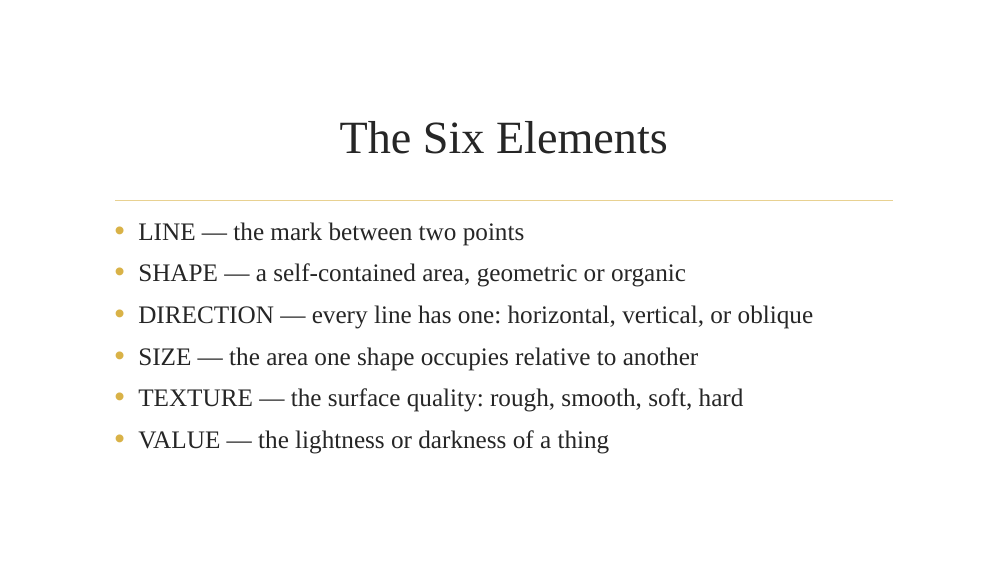
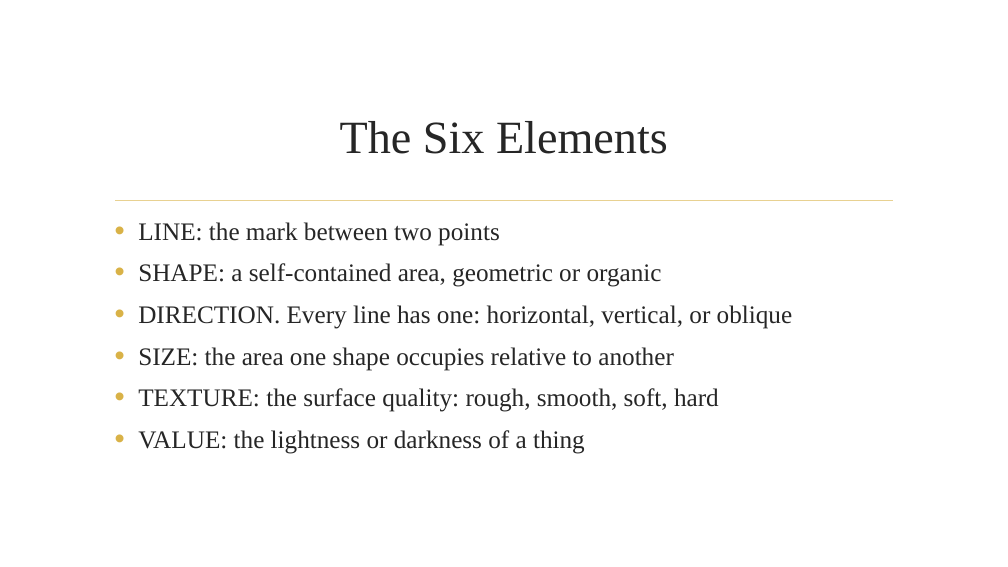
Before and after one commit to dcoes/Classes, a slide deck: slide 8 of Storyboarding/NewLectures/05_Composition_REVISED.pptx. Drawn at 1008x567 pixels with LibreOffice and Linux fonts; fonts in the diff are those of the drawing; background and template pictures are left out. Boxes give left, top, right and bottom in pixels: in the first picture for what was removed or moved away, otherwise in the second. Text is boxed around its words. In the diff, an @@ line names an element or a change of style, - is before the commit and + after.

```diff
--- a/Storyboarding/NewLectures/05_Composition_REVISED.pptx
+++ b/Storyboarding/NewLectures/05_Composition_REVISED.pptx
@@ text at box(138, 222, 793, 454): text changed @@
-• LINE — the mark between two points
-• SHAPE — a self-contained area, geometric or organic
-• DIRECTION — every line has one: horizontal, vertical, or oblique
-• SIZE — the area one shape occupies relative to another
-• TEXTURE — the surface quality: rough, smooth, soft, hard
-• VALUE — the lightness or darkness of a thing
+• LINE: the mark between two points
+• SHAPE: a self-contained area, geometric or organic
+• DIRECTION. Every line has one: horizontal, vertical, or oblique
+• SIZE: the area one shape occupies relative to another
+• TEXTURE: the surface quality: rough, smooth, soft, hard
+• VALUE: the lightness or darkness of a thing
```
Also in this commit, not shown: 13 other slides changed, 53 other files.
